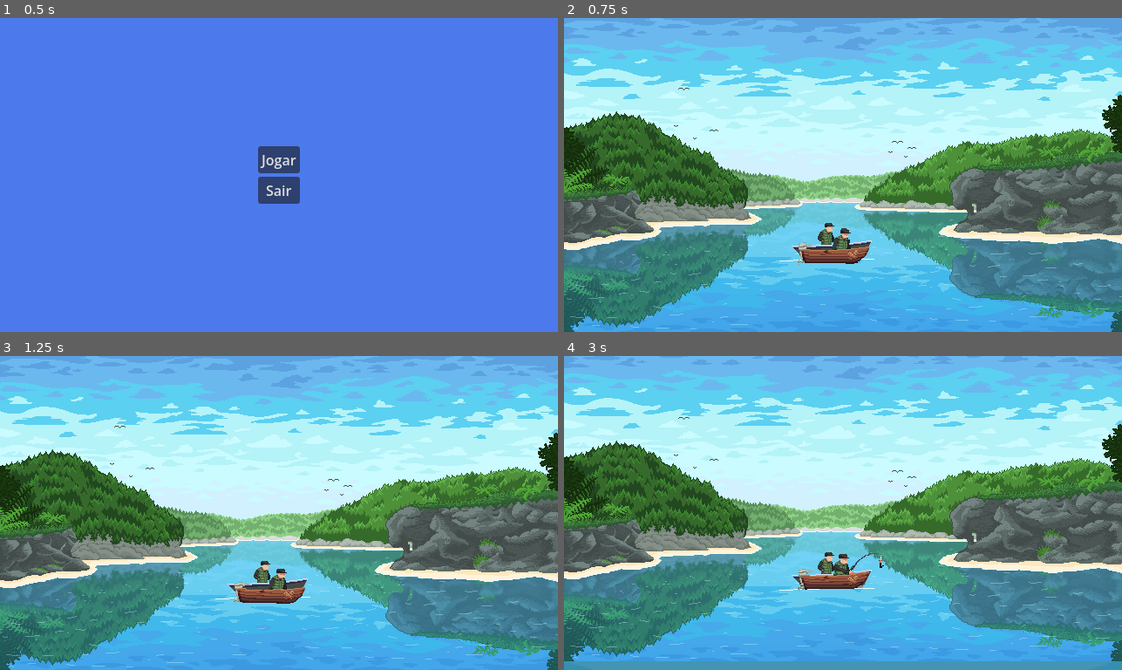
Above: before the commit, frames 1-4 (two rows, left to right).
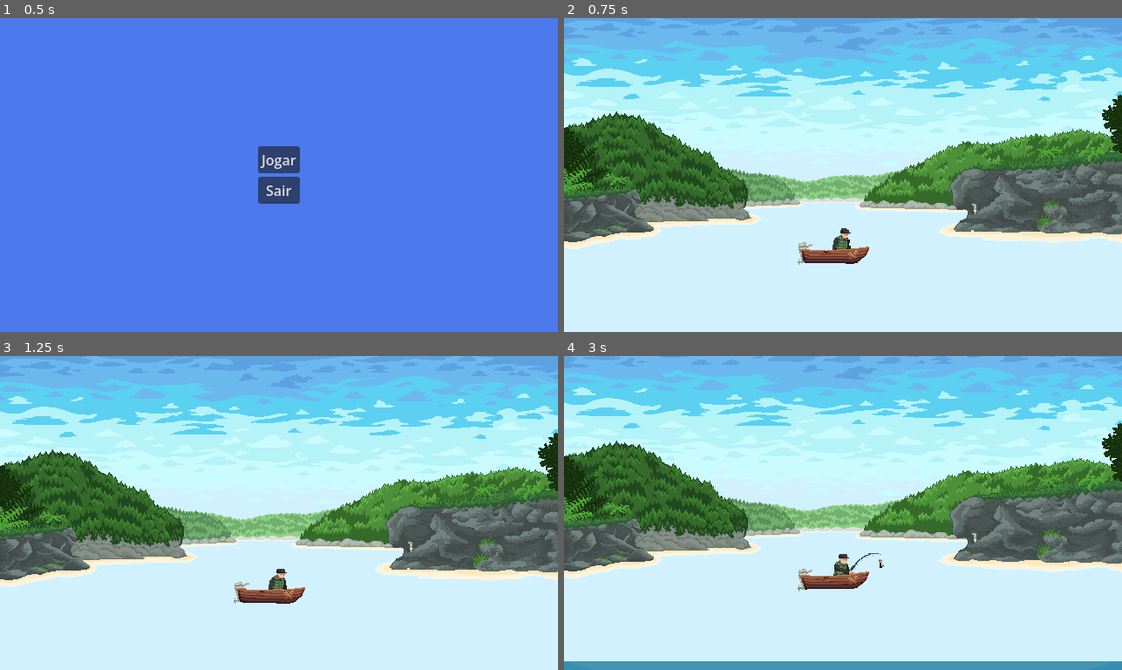
Above: after the commit, the same moments.

Repository: Bad-Onion/gyotaku
Game: Godot game, scene res://main.tscn
The game is run twice, just before and just after one commit, with the same random seed, the same clock (stepped at 60 frames per second) and the same inputs.
Inputs (mouse positions are in pixels of both pictures, inside the frame that each line leads up to):
- Up to frame 1 (0.5 s): no input
- Up to frame 2 (0.75 s): click "Jogar" at 0.5 s
- Up to frame 3 (1.25 s): no input
- Up to frame 4 (3 s): move the mouse to (965, 497) at 1.27 s; click (965, 497) at 1.35 s; move the mouse to (731, 528) at 2.02 s; click (731, 528) at 2.1 s; move the mouse to (898, 443) at 2.77 s; click (898, 443) at 2.85 s

Frame 1 is identical in both runs. In frame 2, 34% of the frame differs, in the area x 0-100%, y 22-100%; in frame 3, 34%; in frame 4, 35%, in the area x 0-100%, y 19-98%.

Commit message:
adding background scenario

Diff:
--- a/gyotaku/scenes/levels/level_1/level_1.tscn
+++ b/gyotaku/scenes/levels/level_1/level_1.tscn
@@ -11,6 +11,7 @@
 [ext_resource type="Script" uid="uid://d4im07ios3cej" path="res://scenes/mechanics/fishing_mechanic/fish_spawner.gd" id="4_58uyj"]
 [ext_resource type="Script" uid="uid://byhdwncbhrg0u" path="res://scenes/interactables/boat/boat_floating.gd" id="4_w3g2g"]
 [ext_resource type="PackedScene" uid="uid://cgb7ob0db0t1f" path="res://scenes/entities/fishes/fish.tscn" id="5_ojo11"]
+[ext_resource type="PackedScene" uid="uid://bcbxhrgo0wlfw" path="res://scenes/ui/okinawa_background/okinawa_background.tscn" id="5_v0dvh"]
 [ext_resource type="Resource" uid="uid://c6u65drbrt1sa" path="res://resources/default_fish_dificulty.tres" id="7_1jeig"]
 [ext_resource type="PackedScene" uid="uid://dqn76wtt7lna1" path="res://scenes/entities/player/player.tscn" id="7_hhmec"]
 [ext_resource type="Script" uid="uid://cgminbcnigia7" path="res://scripts/utilities/state_machine.gd" id="8_8spg0"]
@@ -113,9 +114,13 @@
 texture = ExtResource("2_napug")
 
 [node name="BackgroundLandscape" type="AnimatedSprite2D" parent="Background" unique_id=1308207994]
+visible = false
+z_index = 1
 position = Vector2(320, 180.00002)
 scale = Vector2(0.25008067, 0.2500807)
 sprite_frames = SubResource("SpriteFrames_wfdrs")
+
+[node name="OkinawaBackground" parent="Background" unique_id=1616347244 instance=ExtResource("5_v0dvh")]
 
 [node name="Boat" type="Node" parent="." unique_id=439834229]
 
--- /dev/null
+++ b/gyotaku/scenes/ui/okinawa_background/okinawa_background.tscn
@@ -0,0 +1,39 @@
+[gd_scene format=3 uid="uid://bcbxhrgo0wlfw"]
+
+[ext_resource type="Texture2D" uid="uid://b5lapoffabm7g" path="res://assets/backgrounds/okinawa/Ceu.png" id="1_mtm42"]
+[ext_resource type="Texture2D" uid="uid://byle31p7kt338" path="res://assets/backgrounds/okinawa/Montanha_Horizonte.png" id="2_4f0ou"]
+[ext_resource type="Texture2D" uid="uid://dntumpylymxgp" path="res://assets/backgrounds/okinawa/Montanha_Esquerda_3.png" id="3_uekg8"]
+[ext_resource type="Texture2D" uid="uid://wv4wi3ood24s" path="res://assets/backgrounds/okinawa/Montanha_Direita__2.png" id="4_pmoxm"]
+[ext_resource type="Texture2D" uid="uid://fteem8mo0l4" path="res://assets/backgrounds/okinawa/Montanha_Esquerda_2.png" id="5_d637k"]
+[ext_resource type="Texture2D" uid="uid://bpd5wedggpu32" path="res://assets/backgrounds/okinawa/Montanha_Esquerda_1.png" id="6_8p0c7"]
+[ext_resource type="Texture2D" uid="uid://bj5lakp8jvqde" path="res://assets/backgrounds/okinawa/Montanha_Direita_1.png" id="7_1d3g0"]
+
+[node name="OkinawaBackground" type="Node" unique_id=1616347244]
+
+[node name="Sky" type="Sprite2D" parent="." unique_id=1428202544]
+position = Vector2(320, 180)
+texture = ExtResource("1_mtm42")
+
+[node name="FarMountains" type="Sprite2D" parent="." unique_id=1424857524]
+position = Vector2(320, 192)
+texture = ExtResource("2_4f0ou")
+
+[node name="LeftMountain3" type="Sprite2D" parent="." unique_id=100659417]
+position = Vector2(164, 196)
+texture = ExtResource("3_uekg8")
+
+[node name="RightMountain2" type="Sprite2D" parent="." unique_id=919601365]
+position = Vector2(576, 175)
+texture = ExtResource("4_pmoxm")
+
+[node name="LeftMountain2" type="Sprite2D" parent="." unique_id=1469487905]
+position = Vector2(54, 175)
+texture = ExtResource("5_d637k")
+
+[node name="LeftMountain1" type="Sprite2D" parent="." unique_id=530648550]
+position = Vector2(57, 195)
+texture = ExtResource("6_8p0c7")
+
+[node name="RightMountain1" type="Sprite2D" parent="." unique_id=1316389444]
+position = Vector2(534, 172)
+texture = ExtResource("7_1d3g0")
Binary file added: gyotaku/assets/backgrounds/okinawa/Ceu.png
Not shown, added: gyotaku/assets/backgrounds/okinawa/Ceu.png.import
Binary file added: gyotaku/assets/backgrounds/okinawa/Montanha_Direita_1.png
Not shown, added: gyotaku/assets/backgrounds/okinawa/Montanha_Direita_1.png.import
Binary file added: gyotaku/assets/backgrounds/okinawa/Montanha_Direita__2.png
Not shown, added: gyotaku/assets/backgrounds/okinawa/Montanha_Direita__2.png.import
Binary file added: gyotaku/assets/backgrounds/okinawa/Montanha_Esquerda_1.png
Not shown, added: gyotaku/assets/backgrounds/okinawa/Montanha_Esquerda_1.png.import
Binary file added: gyotaku/assets/backgrounds/okinawa/Montanha_Esquerda_2.png
Not shown, added: gyotaku/assets/backgrounds/okinawa/Montanha_Esquerda_2.png.import
Binary file added: gyotaku/assets/backgrounds/okinawa/Montanha_Esquerda_3.png
Not shown, added: gyotaku/assets/backgrounds/okinawa/Montanha_Esquerda_3.png.import
(and 4 more such lines)
